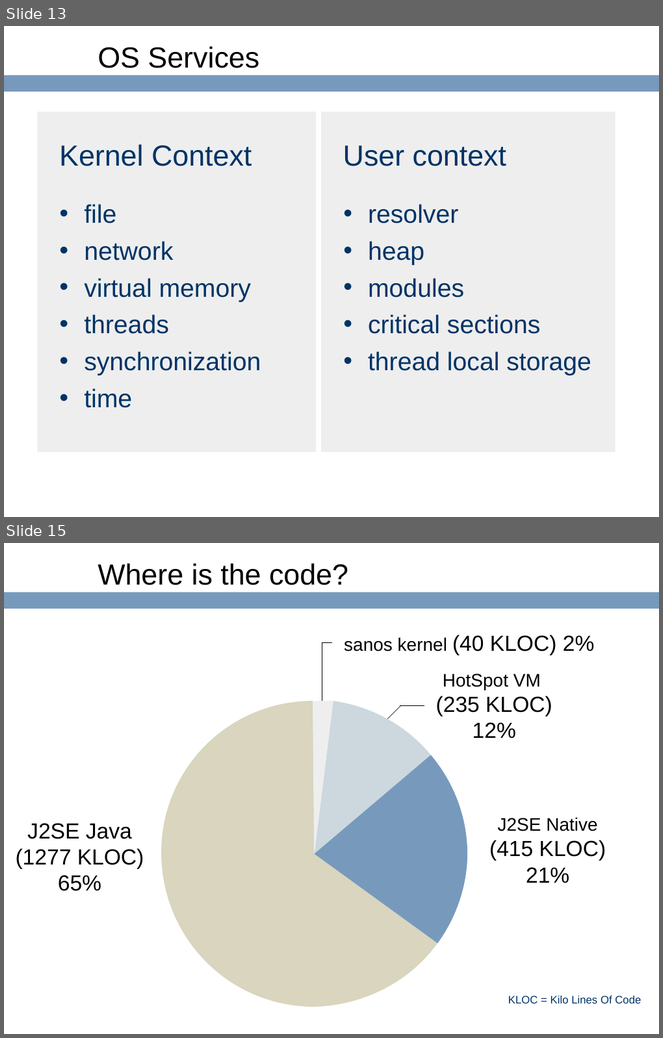
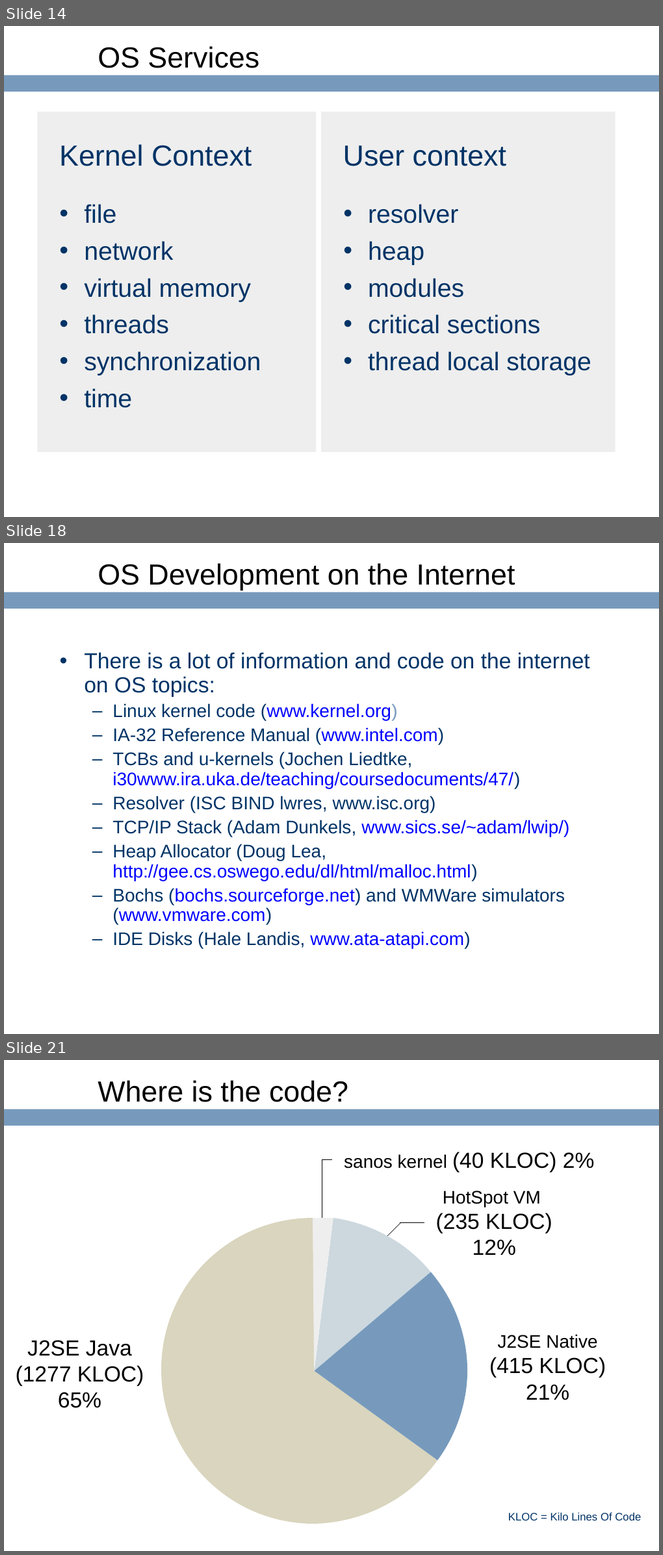
Before and after one commit to ringgaard/sanos, a slide deck: doc/jbox-jaoo.ppt. Shown one above the other, each under a label of ours: slides 13 and 15 before the commit, slides 14, 18 and 21 after it; the slides between them are not shown. The pictures are 663x1038 and 663x1555 pixels, drawn with LibreOffice and Linux fonts; fonts in the diff are those of the drawing; background and template pictures are left out. Boxes give left, top, right and bottom in pixels: in the first picture for what was removed or moved away, otherwise in the second. Text is boxed around its words. In the diff, an @@ line names an element or a change of style, - is before the commit and + after.

```diff
--- a/doc/jbox-jaoo.ppt
+++ b/doc/jbox-jaoo.ppt
@@ slide 18 added at [4, 543, 659, 1034], background #FFFFFF; not listed: 1 template element that a slide beside it also shows @@
@@ title added at [98, 563, 516, 590], 32 pt, text #000000 @@
+OS Development on the Internet
@@ text added at [84, 652, 590, 949], 20 pt, text #003366 @@
+• There is a lot of information and code on the internet on OS topics:
+  – Linux kernel code (www.kernel.org)
+  – IA-32 Reference Manual (www.intel.com)
+  – TCBs and u-kernels (Jochen Liedtke, i30www.ira.uka.de/teaching/coursedocuments/47/)
+  – Resolver (ISC BIND lwres, www.isc.org)
+  – TCP/IP Stack (Adam Dunkels, www.sics.se/~adam/lwip/)
+  – Heap Allocator (Doug Lea, http://gee.cs.oswego.edu/dl/html/malloc.html)
+  – Bochs (bochs.sourceforge.net) and WMWare simulators (www.vmware.com)
+  – IDE Disks (Hale Landis, www.ata-atapi.com)
@@ what was slide 13 is now slide 14 @@
@@ what was slide 15 is now slide 21 @@
```
Also in this commit, not shown: 4 slides changed, 5 other slides added, 1 other file.
